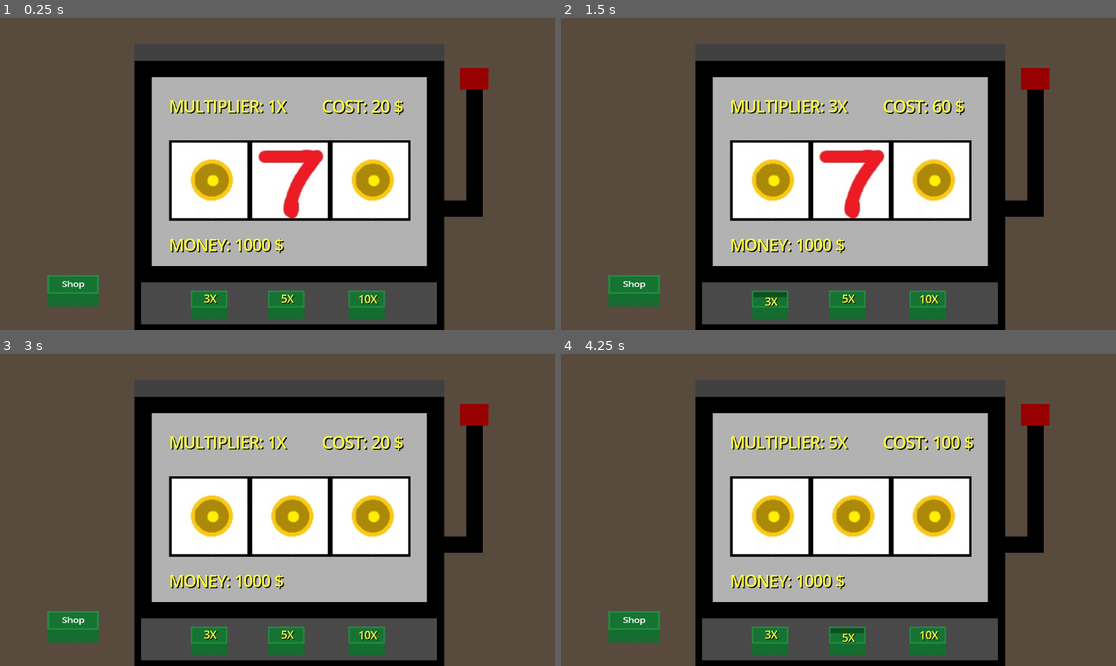
Above: before the commit, frames 1-4 (two rows, left to right).
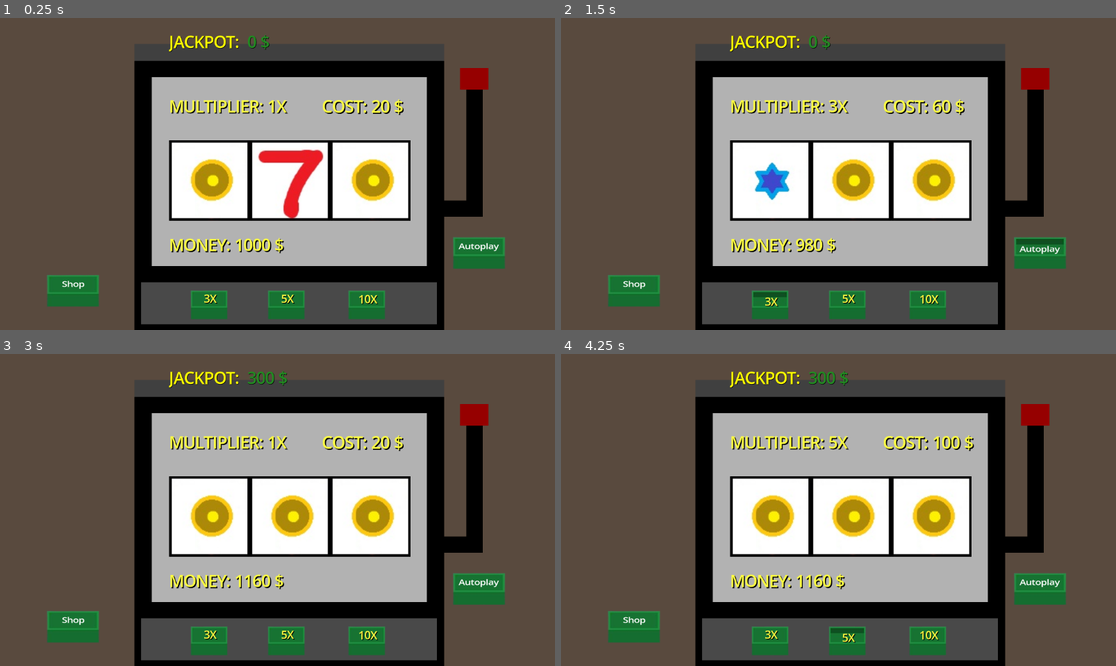
Above: after the commit, the same moments.

Repository: NZivulovic/SlotMachine-Game
Game: Godot game, scene res://Scenes/main.tscn
The game is run twice, just before and just after one commit, with the same random seed, the same clock (stepped at 60 frames per second) and the same inputs. The engine's default icon, where the game draws it, is replaced by a stand-in: a white triangle on a blue panel in a dark square.
Inputs (mouse positions are in pixels of both pictures, inside the frame that each line leads up to):
- Up to frame 1 (0.25 s): no input
- Up to frame 2 (1.5 s): click (1038, 252) at 0.5 s, where only the run after the commit has a clickable "Autoplay"; click "3X" at 1.25 s
- Up to frame 3 (3 s): click "Shop" at 2 s; click "< Back" at 2.75 s
- Up to frame 4 (4.25 s): click "5X" at 3.5 s

The runs differ from the first frame. In frame 1, 1.3% of the frame differs, in the area x 30-91%, y 5-81%; in frame 2, 3.9%; in frame 3, 1.5%; in frame 4, 1.5%.

Commit message:
Autoplay + Inkrementaller Jackpot System

Diff:
--- a/Scenes/main.tscn
+++ b/Scenes/main.tscn
@@ -206,6 +206,19 @@
 label_settings = SubResource("LabelSettings_bo1nx")
 uppercase = true
 
+[node name="JackpotAmount" type="RichTextLabel" parent="InterfaceLabels"]
+unique_name_in_owner = true
+z_index = 3
+offset_left = -270.0
+offset_top = -355.0
+offset_right = 84.0
+offset_bottom = -300.5625
+theme_override_colors/font_shadow_color = Color(0, 0, 0, 1)
+theme_override_font_sizes/normal_font_size = 39
+bbcode_enabled = true
+text = "[color=yellow]JACKPOT:"
+scroll_active = false
+
 [node name="Money" type="Label" parent="InterfaceLabels"]
 unique_name_in_owner = true
 z_index = 3
@@ -263,6 +276,17 @@
 offset_top = 252.0
 offset_right = -500.99994
 offset_bottom = 305.0
+
+[node name="AutoPlayButton" parent="." instance=ExtResource("9_ynf5e")]
+offset_left = 436.0
+offset_top = 158.0
+offset_right = 508.31995
+offset_bottom = 211.0
+toggle_mode = true
+
+[node name="Timer" type="Timer" parent="AutoPlayButton"]
+wait_time = 0.5
+autostart = true
 
 [node name="TrinketsIcons" type="Node" parent="."]
 script = ExtResource("10_d1ilt")
@@ -292,5 +316,9 @@
 [connection signal="toggled" from="ButtonsMulti/TextureButton2" to="Image Gen" method="_on_texture_button_2_toggled"]
 [connection signal="toggled" from="ButtonsMulti/TextureButton3" to="Image Gen" method="_on_texture_button_3_toggled"]
 [connection signal="pressed" from="MenuButtons/MenuButton1" to="Image Gen" method="_on_menu_button_1_pressed"]
+[connection signal="toggled" from="AutoPlayButton" to="Image Gen" method="_on_auto_play_button_toggled"]
+[connection signal="timeout" from="AutoPlayButton/Timer" to="Image Gen" method="_on_timer_timeout"]
 [connection signal="mouse_shape_entered" from="TrinketsIcons/DiamondToken/Area2D" to="TrinketsIcons" method="_on_area_2d_mouse_shape_entered"]
 [connection signal="mouse_shape_exited" from="TrinketsIcons/DiamondToken/Area2D" to="TrinketsIcons" method="_on_area_2d_mouse_shape_exited"]
+
+[editable path="AutoPlayButton"]
--- a/Scripts/Global.gd
+++ b/Scripts/Global.gd
@@ -1,4 +1,6 @@
 extends Node
+
+var incremental_Jackpot_Amount = 0
 
 var money_from_slot = 0
 
@@ -12,10 +14,10 @@
 var seven_reward_money = 0
 
 var star_chance = 0.15
-var star_reward_money = 0
+var star_reward_money = 200
 
 var sun_chance = 0.30
-var sun_reward_money = 0
+var sun_reward_money = 100
 
 
 # ItemShop
--- a/Scripts/image_gen.gd
+++ b/Scripts/image_gen.gd
@@ -28,6 +28,14 @@
 
 
 func _ready():
+	$"../AutoPlayButton".disabled = false
+	$"../ButtonsMulti/TextureButton".disabled = false
+	$"../ButtonsMulti/TextureButton2".disabled = false
+	$"../ButtonsMulti/TextureButton3".disabled = false
+	$"../MenuButtons/MenuButton1".disabled = false
+
+	%JackpotAmount.text = "[color=yellow]JACKPOT: [color=FOREST_GREEN] " + str(Global.incremental_Jackpot_Amount) + " $"
+	$"../AutoPlayButton".get_child(0).text = "Autoplay"
 	Global.money_from_slot += spin_cost
 	%GameOverScreen.visible = false
 	$"../ButtonsMulti/TextureButton3".label.position.x += -6
@@ -62,6 +70,8 @@
 		$"../ButtonsMulti/TextureButton".disabled = false
 		$"../ButtonsMulti/TextureButton2".disabled = false
 		$"../ButtonsMulti/TextureButton3".disabled = false
+
+
 
 
 func _randomize_texture():
@@ -127,26 +137,39 @@
 
 
 var reward_amount = 0
+var jackpot_triggered = 0
 
 func check_for_reward():
 	reward_amount = 0
 	if sprite_display.texture == sun and sprite_display1.texture == sun and sprite_display2.texture == sun:
 		reward_amount = sun_reward_money * spin_cost_multiplier
+		Global.incremental_Jackpot_Amount += reward_amount
 		print('sun 3x')
-	elif sprite_display.texture == star and sprite_display1.texture == star and sprite_display2.texture == star:
+	if sprite_display.texture == star and sprite_display1.texture == star and sprite_display2.texture == star:
 		reward_amount += star_reward_money * spin_cost_multiplier
+		Global.incremental_Jackpot_Amount += reward_amount
 		print('star 3x')
-	elif sprite_display.texture == seven and sprite_display1.texture == seven and sprite_display2.texture == seven:
-		reward_amount += seven_reward_money * spin_cost_multiplier
+	if sprite_display.texture == seven and sprite_display1.texture == seven and sprite_display2.texture == seven:
+		reward_amount = Global.incremental_Jackpot_Amount
+		jackpot_triggered = 1
 		print('JACKPOT! seven 3x')
 	if reward_amount > 0:
 		current_money += reward_amount
 		%Won.set_visible(1)
 		%Won.text = "WON: " + str(reward_amount) + " $"
 		$"../Sounds/WinningDing".play(1)
-	else:
+		%JackpotAmount.text = "[color=yellow]JACKPOT: [color=FOREST_GREEN] " + str(Global.incremental_Jackpot_Amount) + " $"
+	if jackpot_triggered == 1:
+		Global.incremental_Jackpot_Amount = 0
+		jackpot_triggered = 0
+		%JackpotAmount.text = "[color=yellow]JACKPOT: [color=FOREST_GREEN] " + str(Global.incremental_Jackpot_Amount) + " $"
+	if reward_amount == 0:
 		print("Unlucky")
 
+
+
+#Global.incremental_Jackpot_Amount = 0
+#%JackpotAmount.text = "[color=yellow]JACKPOT: [color=FOREST_GREEN] " + str(Global.incremental_Jackpot_Amount) + " $"
 
 func _on_texture_button_toggled(toggled_on):
 	if toggled_on == true:
@@ -185,3 +208,46 @@
 	Global.current_money = current_money
 	await get_tree().create_timer(0.025).timeout
 	get_tree().change_scene_to_file("res://Scenes/ItemShop.tscn")
+
+
+func _on_auto_play_button_toggled(toggled_on):
+	if toggled_on == true:
+		$"../AutoPlayButton/BasicLabel".position.y += 5
+	if toggled_on == false:
+		$"../AutoPlayButton/BasicLabel".position.y -= 5
+
+
+func _on_timer_timeout():
+	if $"../AutoPlayButton".button_pressed == true:
+		if Global.has_diamond_token == 0:
+			_randomize_texture()
+		if Global.has_diamond_token == 1:
+			_randomize_texture_diamond_token()
+			Global.has_diamond_token = 0
+		check_for_reward()
+		Global.current_money = current_money
+		current_money -= spin_cost * spin_cost_multiplier
+		%Money.text = "MONEY: " + str(current_money) + " $"
+		if reward_amount == 0:
+			%Won.set_visible(0)
+		if current_money <= 0:
+			%GameOverScreen.visible = true
+			$"../AutoPlayButton".button_pressed = false
+			$"../AutoPlayButton".disabled = true
+			$"../ButtonsMulti/TextureButton".disabled = true
+			$"../ButtonsMulti/TextureButton2".disabled = true
+			$"../ButtonsMulti/TextureButton3".disabled = true
+			$"../MenuButtons/MenuButton1".disabled = true
+
+			$"../ButtonsMulti/TextureButton".disabled = true
+			$"../ButtonsMulti/TextureButton2".disabled = true
+			$"../ButtonsMulti/TextureButton3".disabled = true
+
+			if $"../ButtonsMulti/TextureButton".button_pressed == true:
+				$"../ButtonsMulti/TextureButton".label.position.y += -6
+
+			elif $"../ButtonsMulti/TextureButton2".button_pressed == true:
+				$"../ButtonsMulti/TextureButton2".label.position.y += -6
+
+			elif $"../ButtonsMulti/TextureButton3".button_pressed == true:
+				$"../ButtonsMulti/TextureButton3".label.position.y += -6
